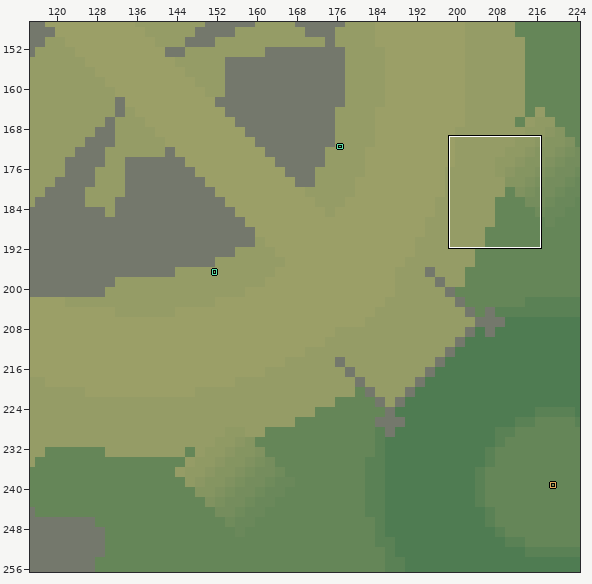
Level history. LDtk project: game/content/maps/world.ldtk. The picture above shows the old version from afar; the outline marks the close-up.
Close-up. Before:
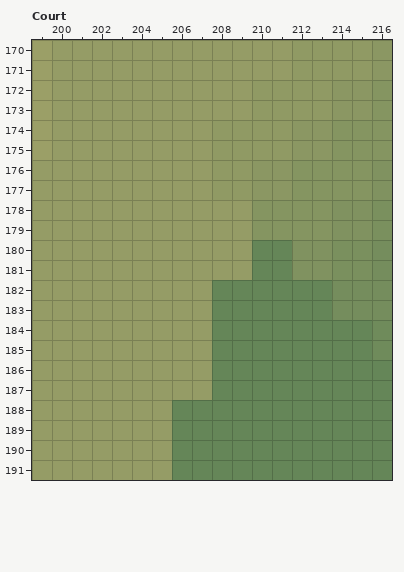
Cells are 10x10 px. Shown: Court x 199..216, y 170..191. The commit also changed other parts of the map, which this record leaves out.
After the commit:
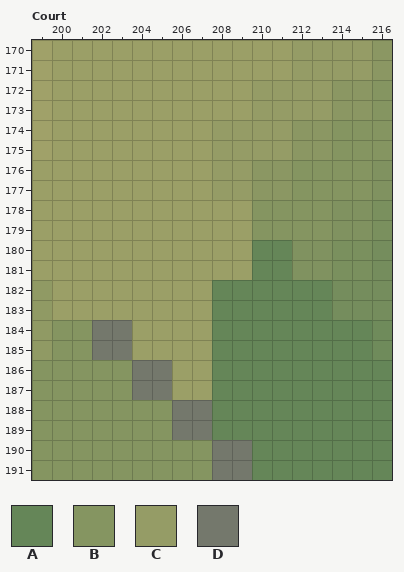
Key: from "Height": A 26 "t26", B 32 "t32", C 35 "t35"; from "Terrain": D 1 "rock".
_ is an empty cell, # one hidden under a higher layer.
The exact change:
Layer "Height":
y 184..185: x 202..203 CC -> ##
y 186..187: x 204..205 CC -> ##
y 188..189: x 206..207 AA -> ##
y 190..191: x 206..209 AAAA -> BB##
Layer "Terrain":
y 184..185: x 202..203 __ -> DD
y 186..187: x 204..205 __ -> DD
y 188..189: x 206..207 __ -> DD
y 190..191: x 208..209 __ -> DD
